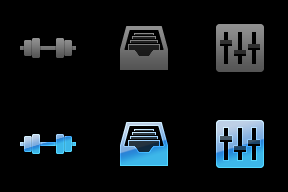
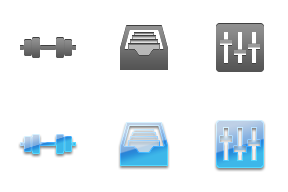
Layer changes from the first w=288, h=192 image to the second:
hid "Ebene 0" over left=0, top=0, right=288, bottom=192
